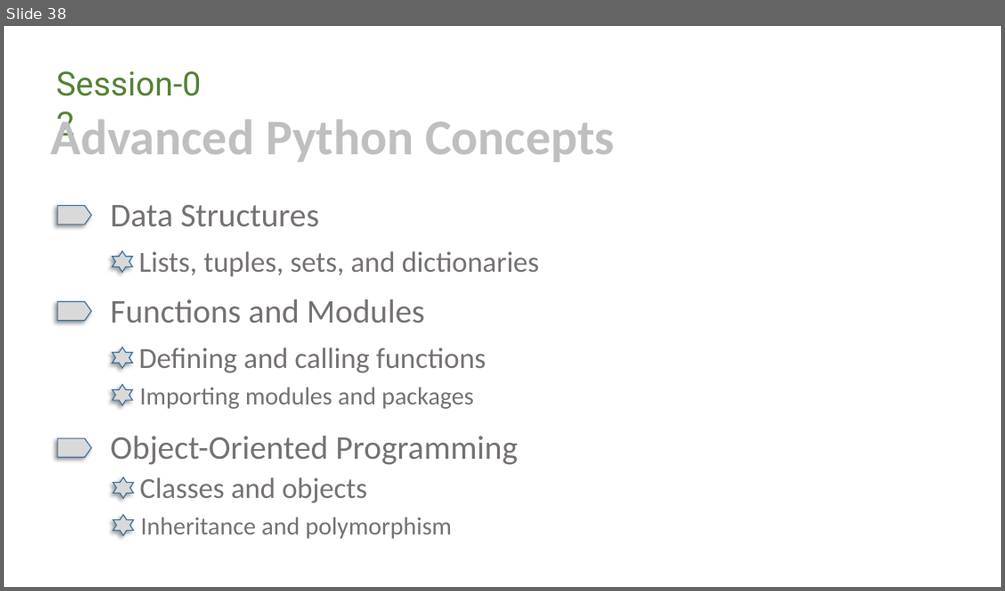
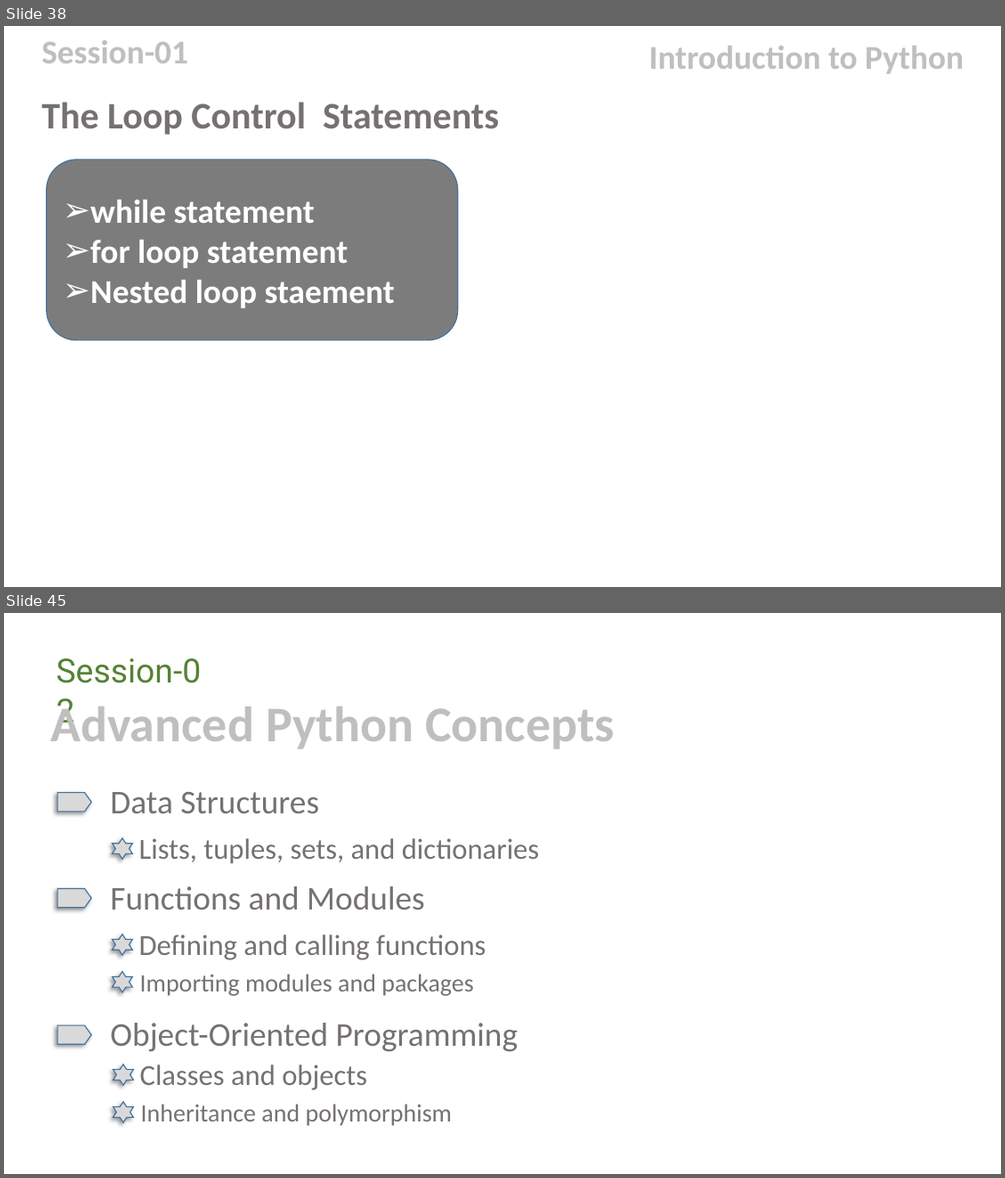
Before and after one commit to bibhu-otz/.NET, a slide deck: Python.pptx. Shown one above the other, each under a label of ours: slide 38 before the commit, slides 38 and 45 after it; the slides between them are not shown. The pictures are 1005x591 and 1005x1178 pixels, drawn with LibreOffice and Linux fonts; fonts in the diff are those of the drawing; background and template pictures are left out. Boxes give left, top, right and bottom in pixels: in the first picture for what was removed or moved away, otherwise in the second. Text is boxed around its words. In the diff, an @@ line names an element or a change of style, - is before the commit and + after.

```diff
--- a/Python.pptx
+++ b/Python.pptx
@@ slide 38 added at bbox=[4, 26, 1001, 587], background picture (left out) @@
@@ text added at bbox=[41, 40, 188, 63], 32 pt, text #BFBFBF, bold @@
+Session-01
@@ text added at bbox=[649, 46, 963, 74], 32 pt, text #BFBFBF, bold @@
+Introduction to Python
@@ text added at bbox=[41, 102, 499, 135], 36 pt, text #767171, bold @@
+The Loop Control Statements
@@ rounded rectangle added at bbox=[47, 160, 458, 341], fill #7C7C7C, outline #43739E 1 pt, 32 pt, text #FFFFFF, bold @@
+➢ while statement
+➢ for loop statement
+➢ Nested loop staement
@@ what was slide 38 is now slide 45 @@
```
Also in this commit, not shown: 6 other slides added.
